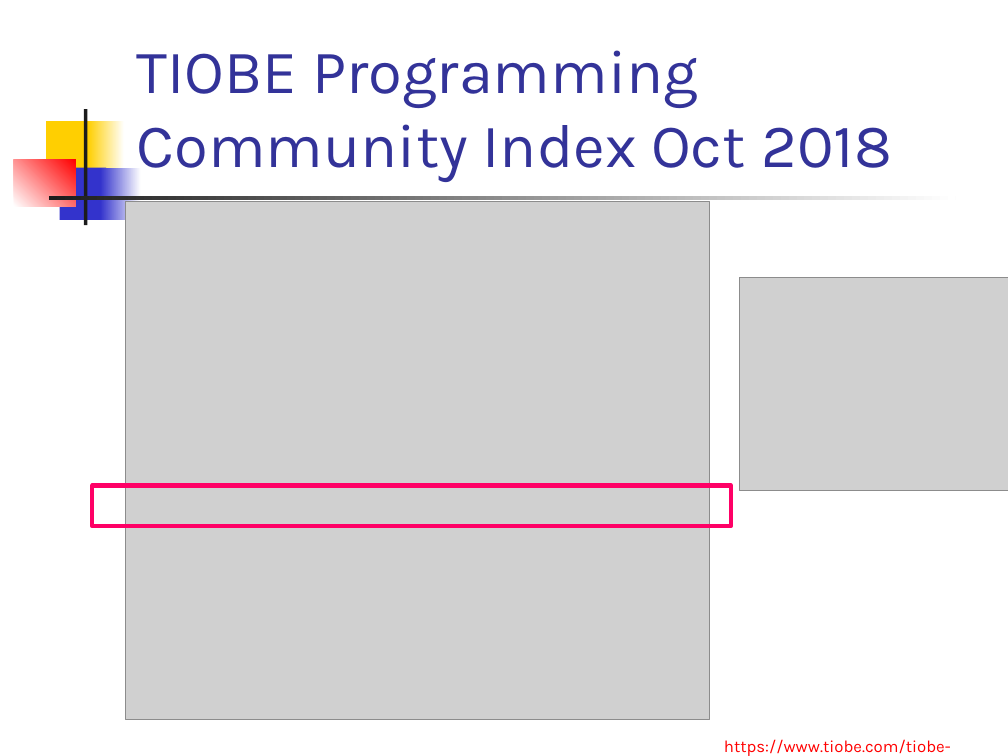
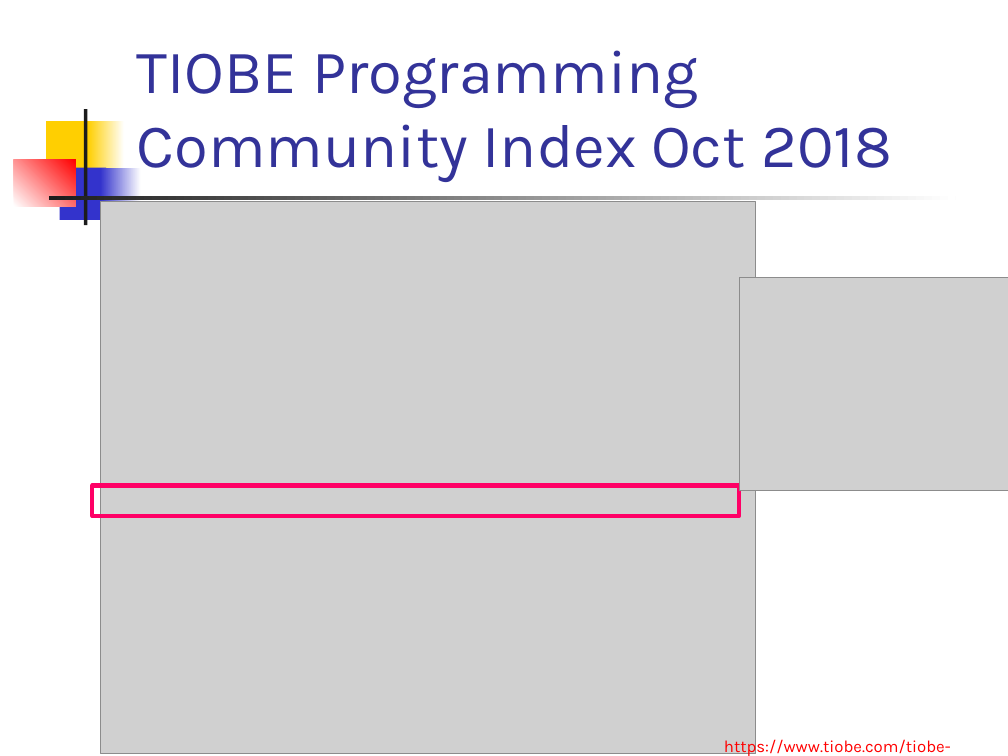
Before and after one commit to paradigmy/Prednasky, a slide deck: slide 4 of 02/go1.ppt. Drawn at 1008x756 pixels with LibreOffice and Linux fonts; fonts in the diff are those of the drawing; grey boxes stand for pictures. Boxes give left, top, right and bottom in pixels: in the first picture for what was removed or moved away, otherwise in the second. Text is boxed around its words. In the diff, an @@ line names an element or a change of style, - is before the commit and + after.

```diff
--- a/02/go1.ppt
+++ b/02/go1.ppt
@@ picture resized from (x1=126, y1=202, x2=710, y2=720) to (x1=101, y1=202, x2=756, y2=753) @@
@@ rectangle resized from (x1=93, y1=486, x2=731, y2=526) to (x1=93, y1=486, x2=740, y2=516) @@
```
Also in this commit, not shown: 3 other slides changed, 1 slide added, 1 other file.
